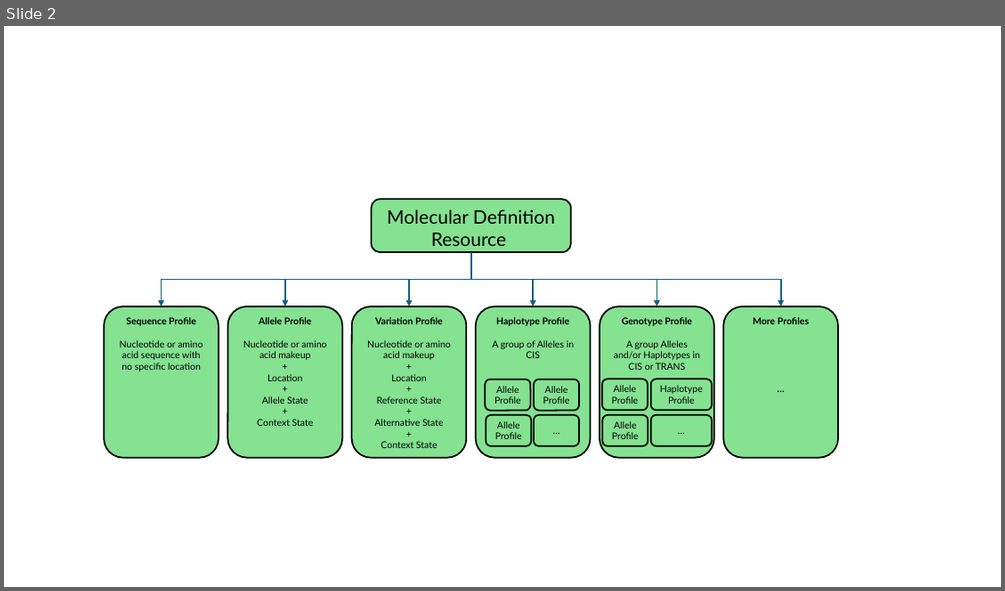
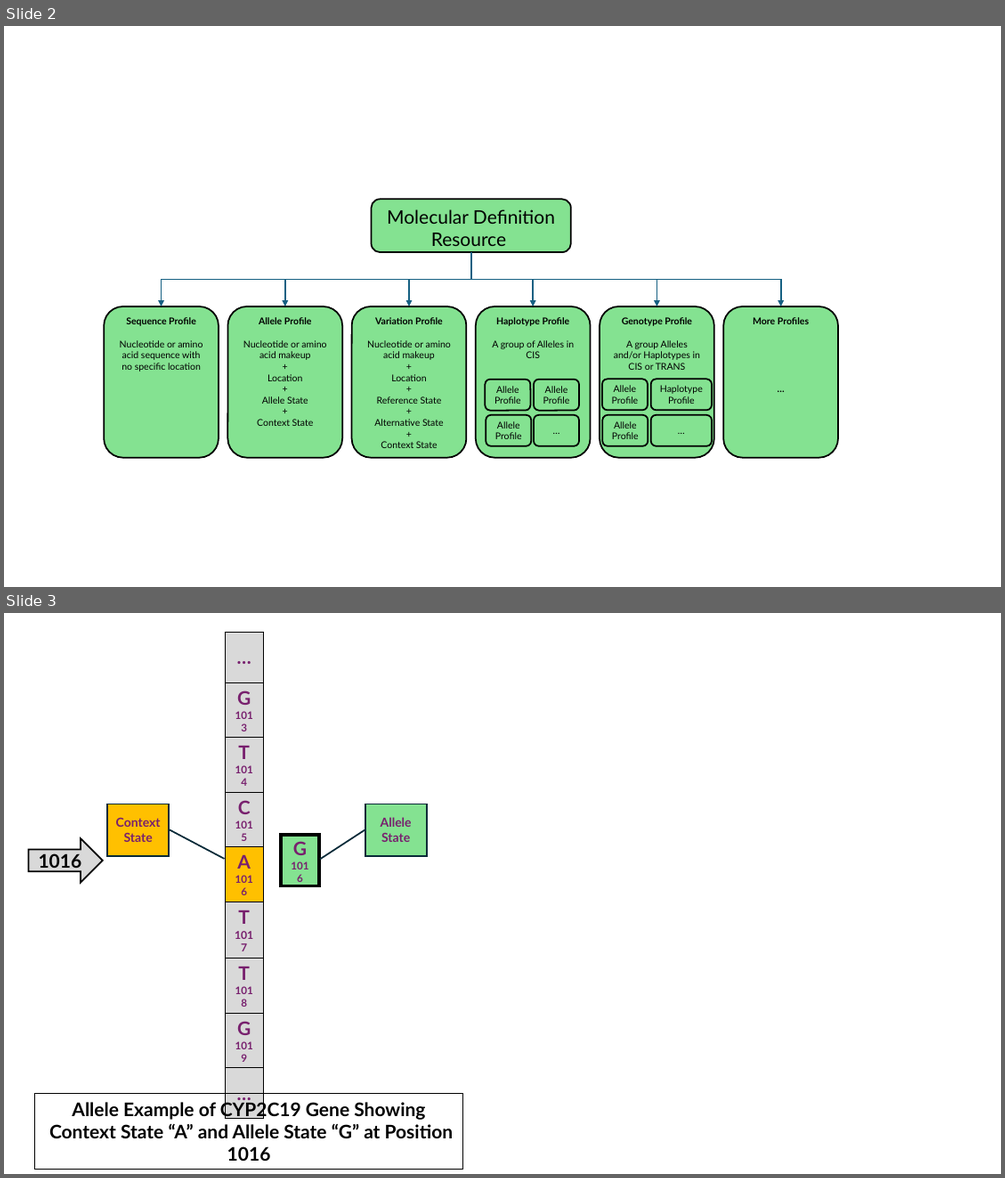
Before and after one commit to HL7/molecular-definition-data-types, a slide deck: input/pagecontent/MolDef-IG-Figures-Source.pptx. Shown one above the other, each under a label of ours: slide 2 before the commit, slides 2 and 3 after it. The pictures are 1005x591 and 1005x1178 pixels, drawn with LibreOffice and Linux fonts; fonts in the diff are those of the drawing. Boxes give left, top, right and bottom in pixels: in the first picture for what was removed or moved away, otherwise in the second. Text is boxed around its words. In the diff, an @@ line names an element or a change of style, - is before the commit and + after.

Commit message:
adding Allele diagram

```diff
--- a/input/pagecontent/MolDef-IG-Figures-Source.pptx
+++ b/input/pagecontent/MolDef-IG-Figures-Source.pptx
@@ slide 3 added at (4,613,1001,1174), background #FFFFFF @@
@@ table added at (225,632,264,1088), 9 rows, 1 columns @@
+…
+G / 1013
+T / 1014
+C / 1015
+A / 1016
+T / 1017
+T / 1018
+G / 1019
+…
@@ border callout added at (107,803,169,855), fill #FFC000, outline #092A39 1.5 pt, 12 pt, text #78206E, bold @@
+Context State
@@ border callout added at (365,803,427,855), fill #84E291, outline #092A39 1.5 pt, 12 pt, text #78206E, bold @@
+Allele State
@@ right arrow added at (29,838,103,882), fill #D9D9D9, outline #000000 1.5 pt, 18 pt, text #000000, bold @@
+1016
@@ rectangle added at (281,835,320,886), fill #84E291, outline #000000 3 pt, 10 pt, text #78206E, bold @@
+G
+1016
@@ rectangle added at (34,1094,463,1169), outline #000000 0.75 pt, 18 pt, text #000000, bold @@
+Allele Example of CYP2C19 Gene Showing
+Context State “A” and Allele State “G” at Position 1016
```
